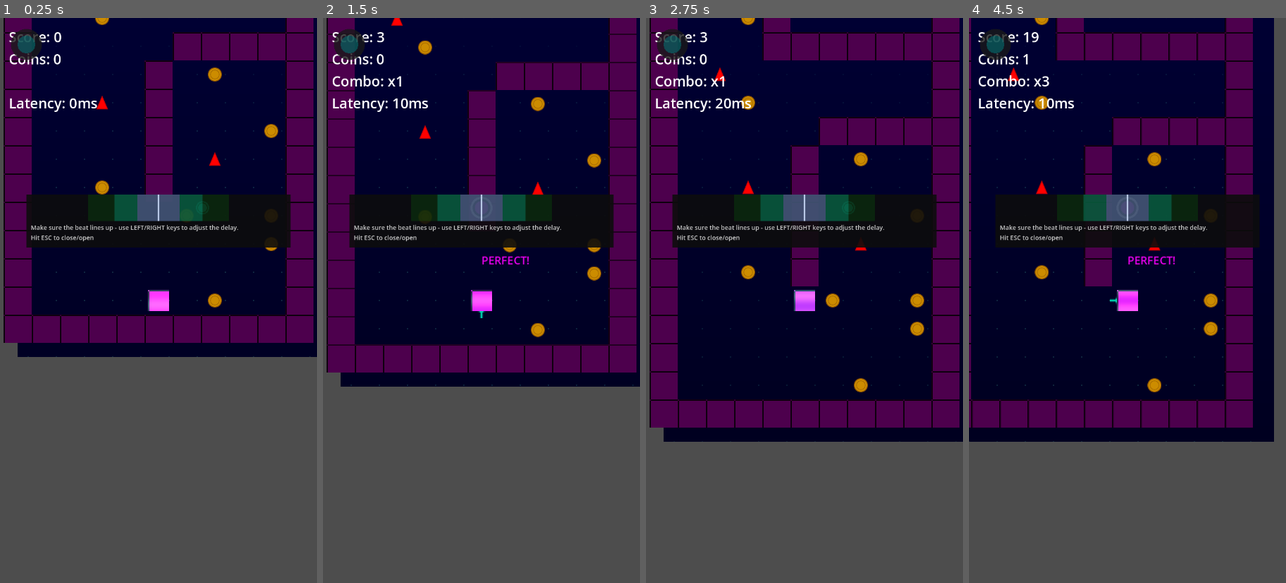
Above: before the commit, frames 1-4 (left to right).
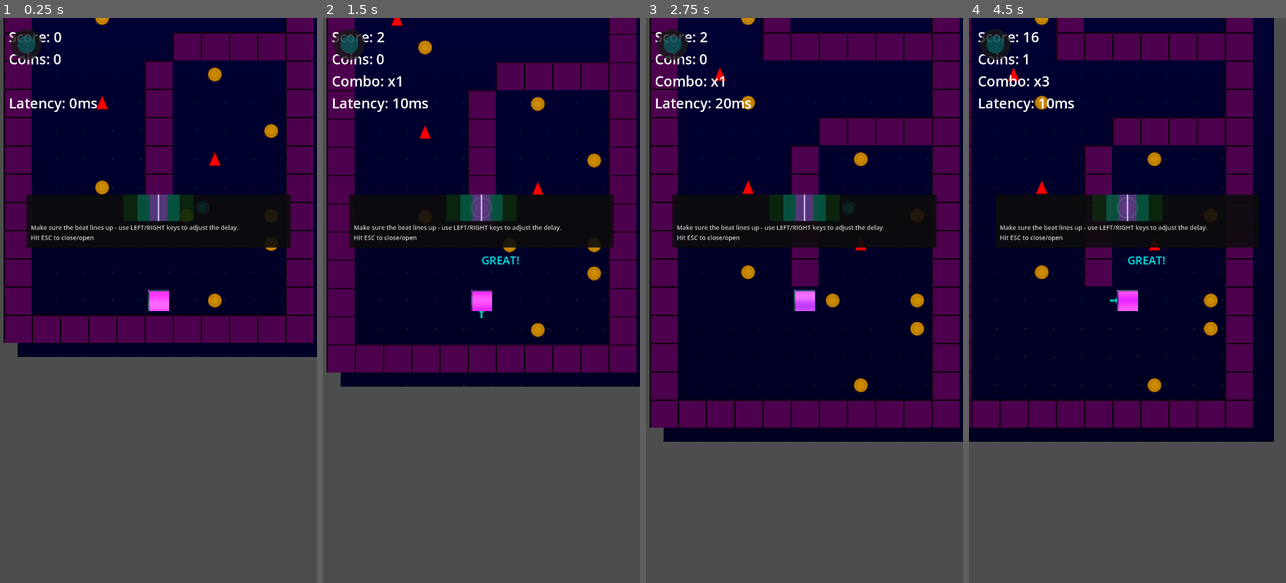
Above: after the commit, the same moments.

Repository: rubiconRiver/tomb-of-the-mask-clone
Game: Godot game, scene res://scenes/main.tscn
Two runs of this game, one before a commit and one after it. Both use one fixed random seed, a clock stepped at 60 frames per second and the inputs below.
Inputs (mouse positions are in pixels of both pictures, inside the frame that each line leads up to):
- Up to frame 1 (0.25 s): no input
- Up to frame 2 (1.5 s): tap Enter at 0.5 s; move the mouse to (551, 272) at 0.52 s; hold Right (ui_right) 0.53-1.25 s; click (551, 272) at 0.67 s; drag from (418, 328) to (538, 74) at 1.27 s
- Up to frame 3 (2.75 s): move the mouse to (836, 176) at 2.02 s; hold Right (ui_right) from 2.03 s (still down)
- Up to frame 4 (4.5 s): release Right (ui_right) at 2.75 s; drag from (1111, 413) to (1070, 102) at 2.77 s; move the mouse to (1222, 385) at 3.52 s; hold Left (ui_left) 3.53-4.25 s; drag from (1032, 215) to (1184, 159) at 4.27 s

The runs differ from the first frame. In frame 1, 1.8% of the frame differs, in the area x 27-73%, y 31-36%; in frame 2, 1.9%; in frame 3, 1.8%; in frame 4, 2.0%, in the area x 19-73%, y 2-44%.

Commit message:
timing window

Diff:
--- a/scripts/ui/BeatTimeline.gd
+++ b/scripts/ui/BeatTimeline.gd
@@ -6,6 +6,9 @@
 var upcoming_beat_indicator: Control
 var instructions_label: Label
 var is_visible: bool = true
+var perfect_rect: ColorRect
+var great_rect: ColorRect
+var good_rect: ColorRect
 
 func _ready():
 	custom_minimum_size = Vector2(600, 120)
@@ -43,33 +46,53 @@
 	create_timing_windows()
 
 func create_timing_windows():
+	# Good window (widest, draw first)
+	good_rect = ColorRect.new()
+	good_rect.color = Color(0.0, 1.0, 0.0, 0.1)  # Green
+	add_child(good_rect)
+
+	# Great window
+	great_rect = ColorRect.new()
+	great_rect.color = Color(0.0, 1.0, 1.0, 0.2)  # Cyan
+	add_child(great_rect)
+
+	# Perfect window (narrowest, draw last)
+	perfect_rect = ColorRect.new()
+	perfect_rect.color = Color(1.0, 0.0, 1.0, 0.3)  # Magenta
+	add_child(perfect_rect)
+
+	update_timing_window_sizes()
+
+func update_timing_window_sizes():
 	var center_x = custom_minimum_size.x / 2
 	var pixels_per_second = 400.0  # How many pixels = 1 second
 
-	# Perfect window (±120ms)
-	var perfect_rect = ColorRect.new()
-	perfect_rect.color = Color(1.0, 0.0, 1.0, 0.3)  # Magenta
-	perfect_rect.size = Vector2(0.24 * pixels_per_second, 60)  # 240ms total width
-	perfect_rect.position = Vector2(center_x - perfect_rect.size.x / 2, 0)
-	add_child(perfect_rect)
+	# Get window scale from beat interval
+	var base_beat_interval = 0.5  # 120 BPM
+	var window_scale = beat_interval / base_beat_interval
 
-	# Great window (±250ms)
-	var great_rect = ColorRect.new()
-	great_rect.color = Color(0.0, 1.0, 1.0, 0.2)  # Cyan
-	great_rect.size = Vector2(0.5 * pixels_per_second, 60)  # 500ms total width
-	great_rect.position = Vector2(center_x - great_rect.size.x / 2, 0)
-	add_child(great_rect)
+	# Update window sizes based on scaled timing windows
+	if perfect_rect:
+		var perfect_width = 0.1 * window_scale * pixels_per_second  # ±50ms at 120 BPM
+		perfect_rect.size = Vector2(perfect_width, 60)
+		perfect_rect.position = Vector2(center_x - perfect_rect.size.x / 2, 0)
 
-	# Good window (±400ms)
-	var good_rect = ColorRect.new()
-	good_rect.color = Color(0.0, 1.0, 0.0, 0.1)  # Green
-	good_rect.size = Vector2(0.8 * pixels_per_second, 60)  # 800ms total width
-	good_rect.position = Vector2(center_x - good_rect.size.x / 2, 0)
-	add_child(good_rect)
+	if great_rect:
+		var great_width = 0.24 * window_scale * pixels_per_second  # ±120ms at 120 BPM
+		great_rect.size = Vector2(great_width, 60)
+		great_rect.position = Vector2(center_x - great_rect.size.x / 2, 0)
+
+	if good_rect:
+		var good_width = 0.4 * window_scale * pixels_per_second  # ±200ms at 120 BPM
+		good_rect.size = Vector2(good_width, 60)
+		good_rect.position = Vector2(center_x - good_rect.size.x / 2, 0)
 
 func update_beat(timer: float, interval: float):
 	beat_timer = timer
 	beat_interval = interval
+
+	# Update window sizes when BPM changes
+	update_timing_window_sizes()
 
 	# Calculate position of next beat
 	var time_to_beat = beat_interval - beat_timer
--- a/scripts/ui/StyleScoreManager.gd
+++ b/scripts/ui/StyleScoreManager.gd
@@ -8,10 +8,12 @@
 	OFF_BEAT
 }
 
-const TIMING_WINDOWS = {
-	TimingQuality.PERFECT: 0.12,  # ±120ms (more forgiving for testing)
-	TimingQuality.GREAT: 0.25,    # ±250ms
-	TimingQuality.GOOD: 0.4       # ±400ms
+# Base timing windows at 120 BPM (0.5s beat interval)
+const BASE_BEAT_INTERVAL = 0.5
+const BASE_TIMING_WINDOWS = {
+	TimingQuality.PERFECT: 0.05,   # ±50ms at 120 BPM
+	TimingQuality.GREAT: 0.12,     # ±120ms at 120 BPM
+	TimingQuality.GOOD: 0.2        # ±200ms at 120 BPM
 }
 
 const SCORE_MULTIPLIERS = {
@@ -45,19 +47,24 @@
 	# Determine if early or late
 	var is_early = time_to_next_beat < time_since_beat
 
-	# Check timing windows
+	# Scale timing windows based on BPM
+	# Faster BPM = smaller windows, slower BPM = larger windows
+	var window_scale = beat_interval / BASE_BEAT_INTERVAL
+
+	# Check timing windows with scaling
 	var quality = TimingQuality.OFF_BEAT
-	if distance_to_beat <= TIMING_WINDOWS[TimingQuality.PERFECT]:
+	if distance_to_beat <= BASE_TIMING_WINDOWS[TimingQuality.PERFECT] * window_scale:
 		quality = TimingQuality.PERFECT
-	elif distance_to_beat <= TIMING_WINDOWS[TimingQuality.GREAT]:
+	elif distance_to_beat <= BASE_TIMING_WINDOWS[TimingQuality.GREAT] * window_scale:
 		quality = TimingQuality.GREAT
-	elif distance_to_beat <= TIMING_WINDOWS[TimingQuality.GOOD]:
+	elif distance_to_beat <= BASE_TIMING_WINDOWS[TimingQuality.GOOD] * window_scale:
 		quality = TimingQuality.GOOD
 
 	return {
 		"quality": quality,
 		"is_early": is_early,
-		"distance": distance_to_beat
+		"distance": distance_to_beat,
+		"window_scale": window_scale
 	}
 
 func register_move(beat_timer: float, beat_interval: float) -> Dictionary:
